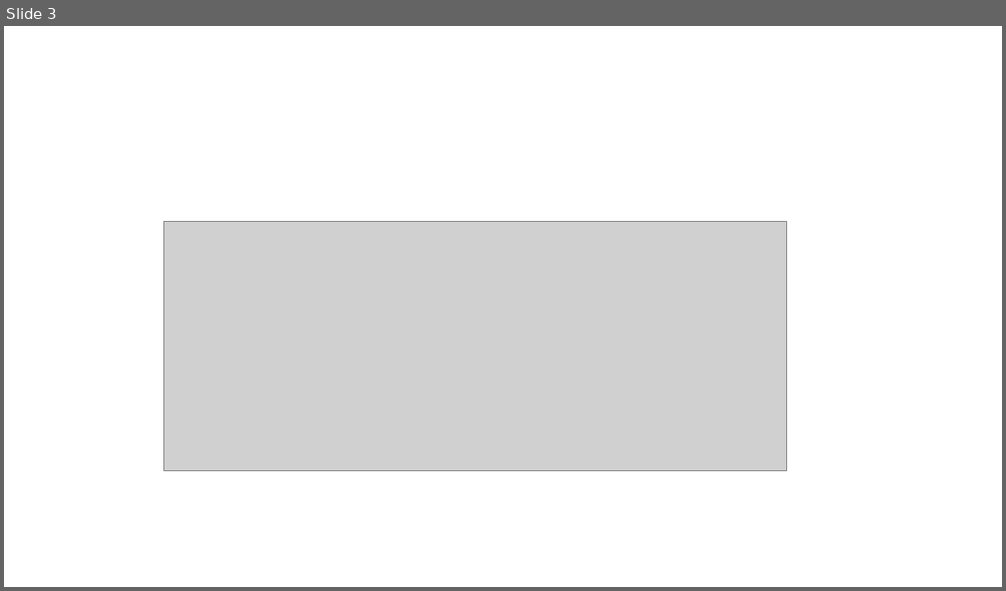
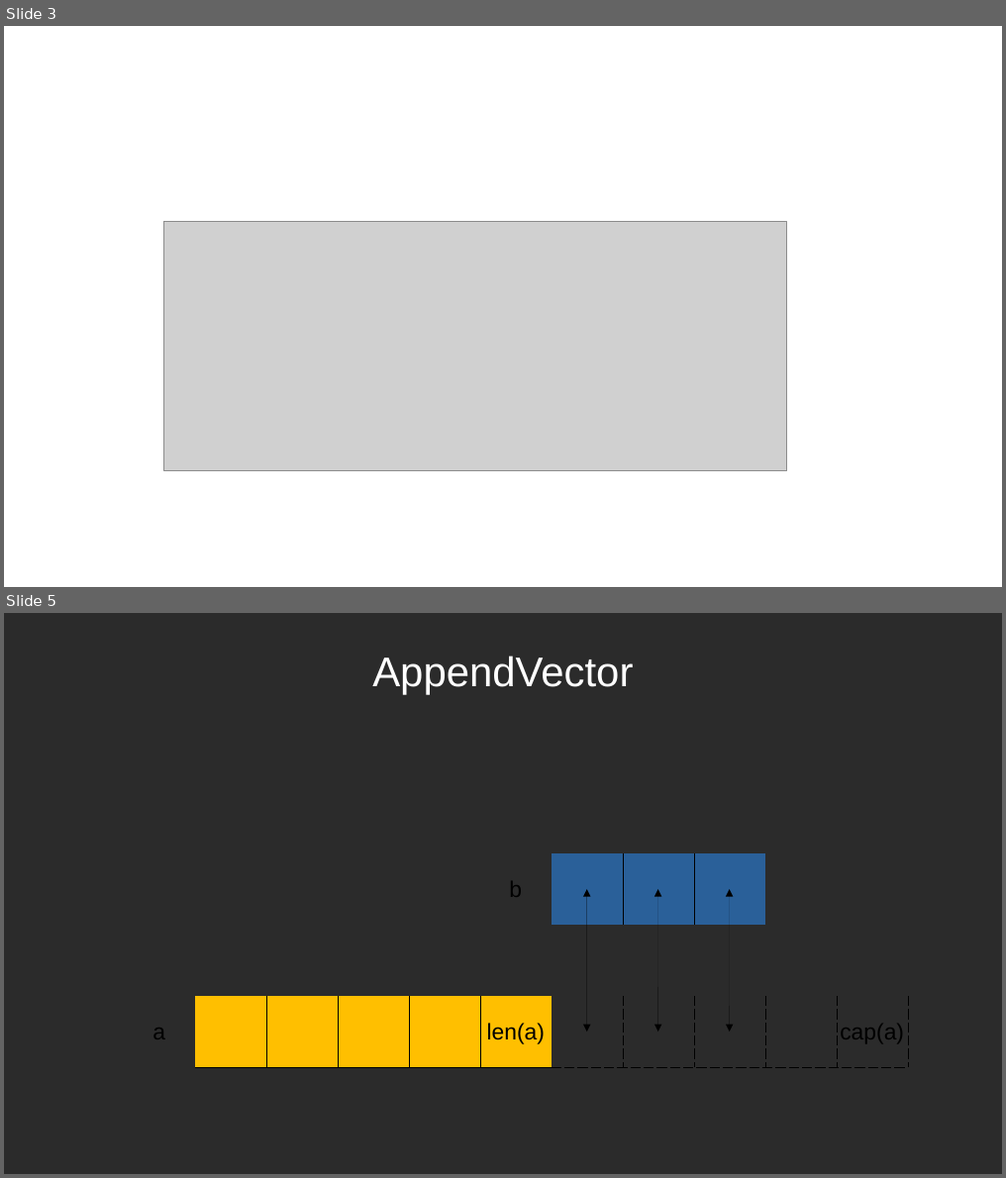
Before and after one commit to oneleo/golang-cht, a slide deck: images/images.odp. Shown one above the other, each under a label of ours: slide 3 before the commit, slides 3 and 5 after it; the slides between them are not shown. The pictures are 1006x591 and 1006x1178 pixels, drawn with LibreOffice and Linux fonts; fonts in the diff are those of the drawing; grey boxes stand for pictures; background and template pictures are left out; a plain dark background stands for a picture behind light text. Boxes give left, top, right and bottom in pixels: in the first picture for what was removed or moved away, otherwise in the second. Text is boxed around its words. In the diff, an @@ line names an element or a change of style, - is before the commit and + after.

```diff
--- a/images/images.odp
+++ b/images/images.odp
@@ slide 5 added at (x1=4, y1=613, x2=1002, y2=1174), background picture (left out) @@
@@ title added at (x1=372, y1=656, x2=633, y2=694), 33 pt, text #FFFFFF @@
+AppendVector
@@ table added at (x1=124, y1=711, x2=911, y2=1067), 5 rows, 11 columns @@
+ |  |  |  |  |  |  |  |  |  | 
+ |  |  |  |  |  |  |  |  |  | 
+ |  |  |  |  | b |  |  |  |  | 
+ |  |  |  |  |  |  |  |  |  | 
+a |  |  |  |  | len(a) |  |  |  |  | cap(a)
@@ double arrow added from (587, 889) to (587, 1033), #000000 0 pt @@
@@ double arrow added from (658, 889) to (658, 1033), #000000 0 pt @@
@@ double arrow added from (730, 889) to (730, 1033), #000000 0 pt @@
```
Also in this commit, not shown: 10 other slides added.
